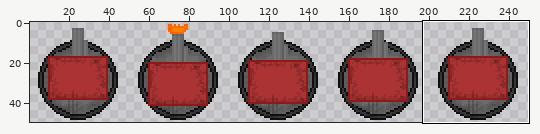
Two versions of one sprite sheet, standart.png. Above: a wide view before the commit, with the close-up outlined.
Close-up. First the earlier version:
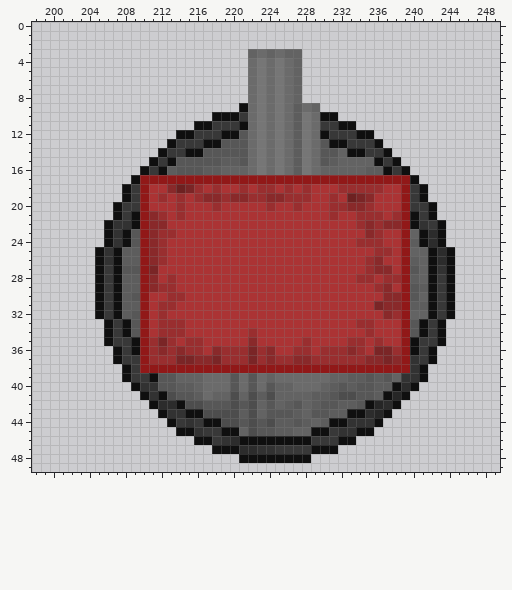
The file is 250x50 pixels. Colours within 5 levels of each other are drawn and written as one. Shown: x 198..249, y 0..49. The wide view leaves out empty margins.
After the commit:
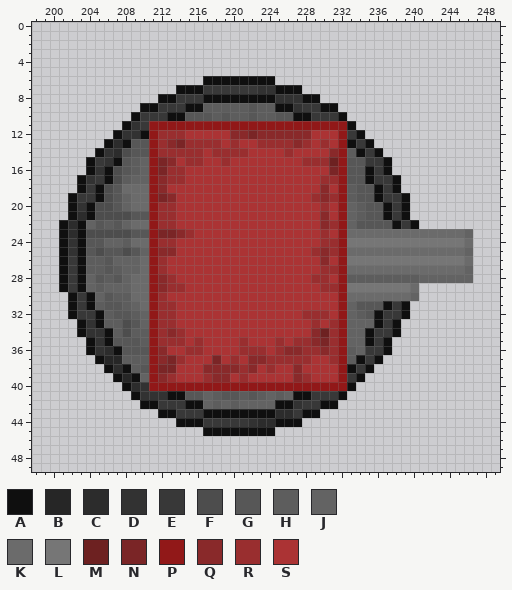
Palette (. is transparent): A #0f0f0f  B #262626  C #2c2c2c  D #323232  E #383838  F #4d4d4d  G #575757  H #5d5d5d  J #636363  K #6b6b6b  L #767676  M #6d2121  N #7a2526  P #911818  Q #89292a  R #992e2f  S #ab3334
Difference:
Changed rows in their new state; - is an unchanged pixel.
first column x 201:
 3 ---------------------......-------------------
 4 ---------------------......-------------------
 5 ---------------------......-------------------
 6 ----------------AAAAAAAA...-------------------
 7 -------------AAAEEEEEEDDAAA-------------------
 8 -----------AAEEEAAAAAAAADDDAA-----------------
 9 ---------AAEEEAAHHHHHGHHAADEEAA---------------
10 --------AEEEAAGGGHGHHGHHGGAAEEEA--------------
11 -------ADEPPPPPPPPPPPPPPPPPPPPPP--------------
12 ------ADDAPRRRSSSSSQQNQQQQQQSSSP--.-----------
13 -----ACAGGPRQNRRRRSRSSRRRRQRSRSPA-A.----------
14 ----ADCFGGPRRRRRSRRRRSSSSRSSSSQPH--A.---------
15 ---AEDAGHJPNQSRRSSRSSSSSSSSRRRMPGGEEA.--------
16 ---ADAFGHJPNRRSSSSSSSSSSSSSSSSNPGGAE-..-------
17 --ADEAFHJJ-QRRSSSSSSSSSSSSSSSRR-GGAEEA..------
18 --AEAFGKKKPQSSSS-S--S-SS-S-S-Q-PHGGAEA...-----
19 -AEEAFGJKKPNQS-SSSSSSSSSSSSSRQ-PHGGAEEA..-----
20 -ADAFFGJKKPRRS---S-----S--S--RSPJHGGAEA...----
21 -ACAFFFFGGP-RS---------------QSPJHGGAEA...----
22 ACAJGHGJKKPRR----------------QRPJGGGGAE-...---
23 ACAFFFFF-GPNNQR--------------R-PKKKKKKKKKKKKKJ
24 ADAGGJJHKKP-R----------------RRPLLLLLLLLLLLLLK
25 ADAGFGGFGJPQQ---------------RQRPKKKKKKKKKKKKKJ
26 AEAHHGJJJKP------------------Q-PLLLLLLLLLLLLLK
27 AEAHHGHJJKPR-----------------RRPKKKKKKKKKKKKKJ
28 AEAJGHGJKKPQ----------------RR-PHHHHHHH--JJJJJ
29 AEAJHJJJKKPQ-R---------------RRPLLLLLLLK....--
30 -AEAJGH-KKPRSS-----------------PKKKKKKKJ....--
31 -AEAHGG-JKP--------------------PJGGGAEA.....--
32 -AEE-HGGHJP-R--------------RRR-PJHGAEEA.....--
33 --ADAHHF-JP--S--------------R-RPJJJAEA.....---
34 --ADD-HFHHP-Q--------S------QMRPJJAEEA.....---
35 ---AD-GGGHPR-RS-----RS--R-R-QNRPJJAEA......---
36 ---ADC-GGGP-SS---SSS-R-SRQQ-RQ-PHJEEA.....----
37 ----ABBHHHPQNRSSS-S-SQQR--RRSS-PHAEA......----
38 -----AC-HG-NNSSSQQQQRQSRSSQSSSS-AEA......-----
39 ------ABAJPQRSSSRQQSRSSSSSQRSSSPEA.......-----
40 -------AC-PPPPPPPPPPPPPPPPPPPPPPA.......------
41 --------AD-DAA-GJHGGHG-JH-AAEEEA.......-------
42 ---------A-EEEAAJHJHJJ-JAADEEAA.......--------
43 ------------AEEEAAAAAAAACCEAA........---------
44 ------------.AAAEEEEEDCCAAA.........----------
45 -------------...AA--AAAA...........-----------
46 ---------------..................-------------
47 -----------------..............---------------
48 --------------------........------------------
Pixel boxes of the changes (left, top, right, bottom) in both close-ups:
changed: (59, 49, 473, 463)
